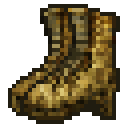
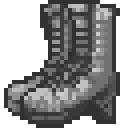
Layer changes from the first w=128, h=128 image to the second:
hid "FancyBootsLeopard", painted on it over [4, 0, 120, 128]
renamed "overlay" to "boots", blend soft light → normal, moved it above "boots", painted on it over [4, 0, 120, 128]
